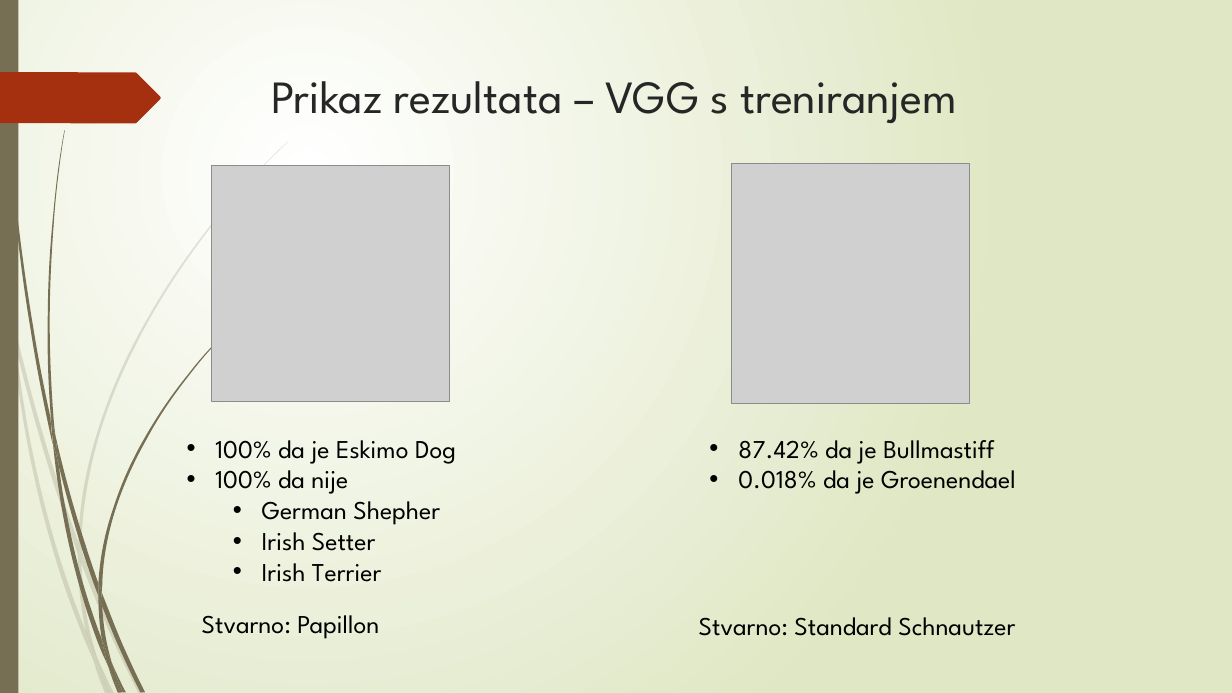
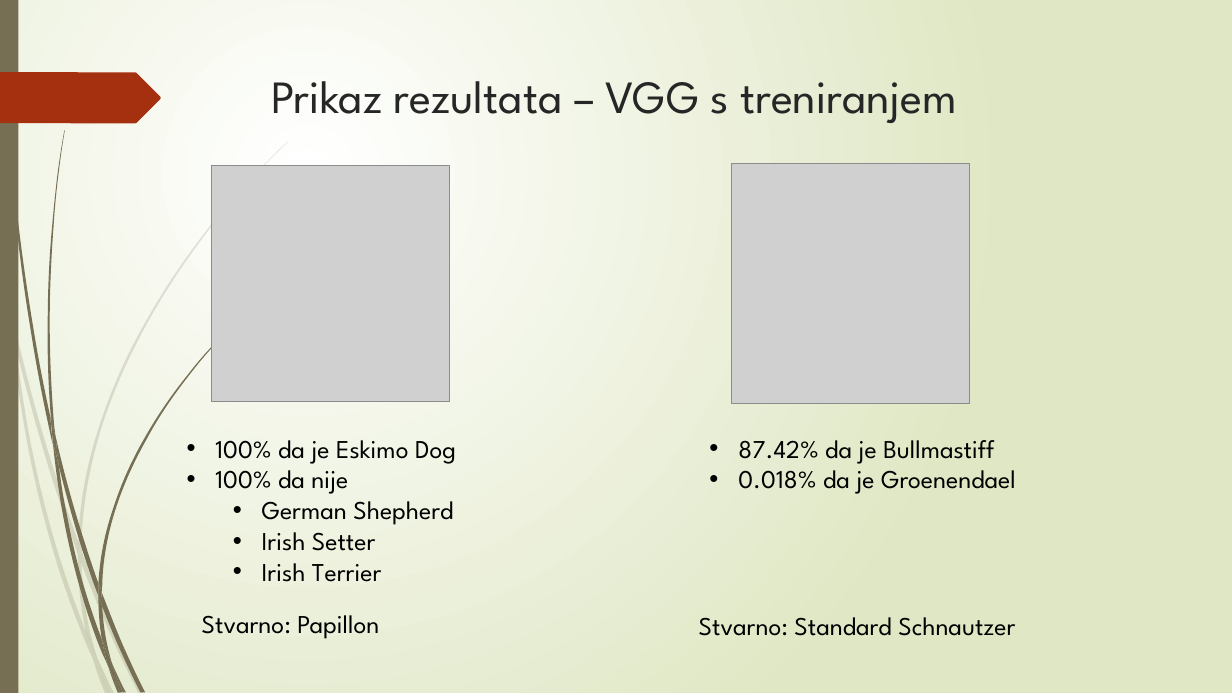
Before and after one commit to saricmat/Strojno-ucenje---projekt, a slide deck: slide 20 of Prezentacija_projekta.pptx. Drawn at 1232x693 pixels with LibreOffice and Linux fonts; fonts in the diff are those of the drawing; grey boxes stand for pictures. Boxes give left, top, right and bottom in pixels: in the first picture for what was removed or moved away, otherwise in the second. Text is boxed around its words. In the diff, an @@ line names an element or a change of style, - is before the commit and + after.

Commit message:
zadnja verzija

```diff
--- a/Prezentacija_projekta.pptx
+++ b/Prezentacija_projekta.pptx
@@ text at (262, 493, 453, 525): text changed @@
-  • German Shepher
+  • German Shepherd
```
